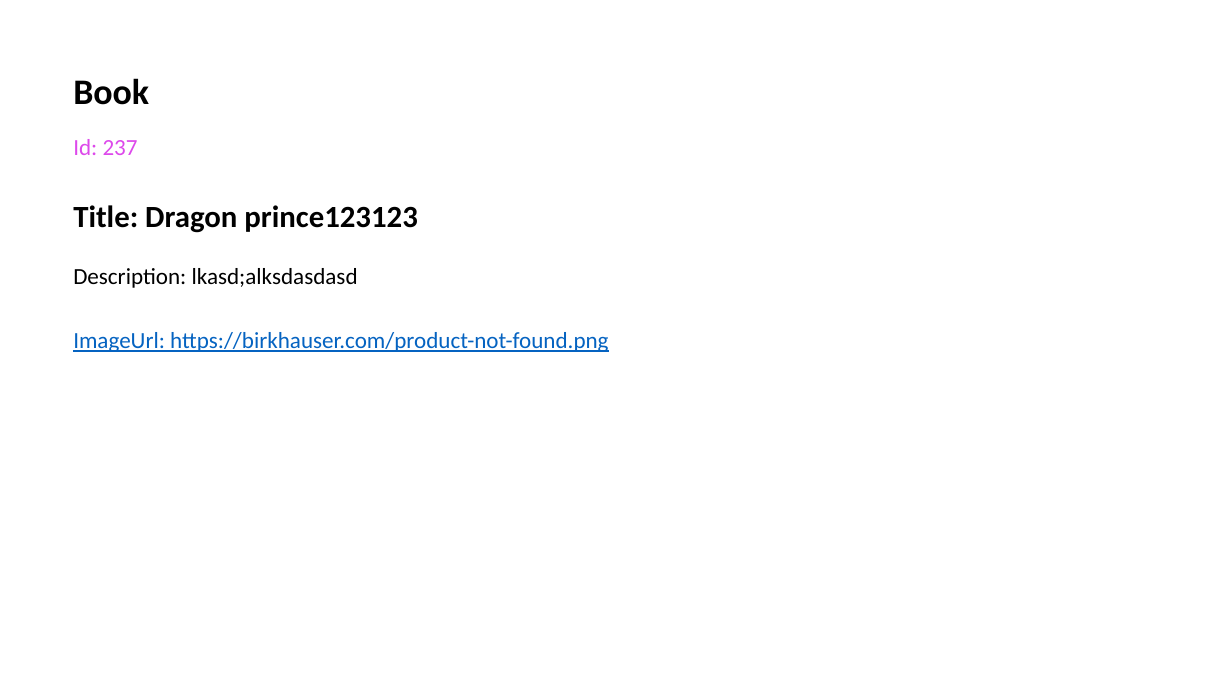
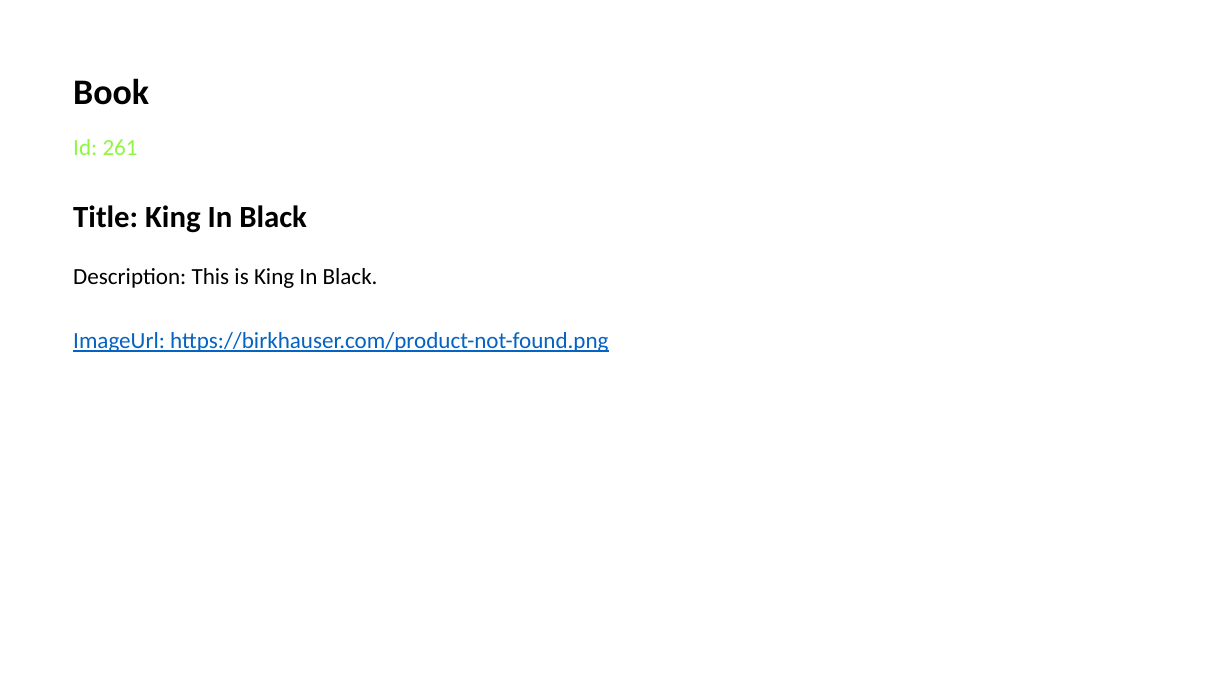
Before and after one commit to table-harmony/aspharmony, a slide deck: slide 1 of Storage/App_Data/Books/Solace.pptx. Drawn at 1232x693 pixels with LibreOffice and Linux fonts; fonts in the diff are those of the drawing. Boxes give left, top, right and bottom in pixels: in the first picture for what was removed or moved away, otherwise in the second. Text is boxed around its words. In the diff, an @@ line names an element or a change of style, - is before the commit and + after.

```diff
--- a/Storage/App_Data/Books/Solace.pptx
+++ b/Storage/App_Data/Books/Solace.pptx
@@ text at (73,139,138,155): text changed; text colour #DD49EB to #91F544 @@
-Id: 237
+Id: 261
@@ text at (73,205,307,233): text changed @@
-Title: Dragon prince123123
+Title: King In Black
@@ text at (73,268,378,288): text changed @@
-Description: lkasd;alksdasdasd
+Description: This is King In Black.
```
Also in this commit, not shown: 1 slide added, 1 slide removed, 19 other files.
